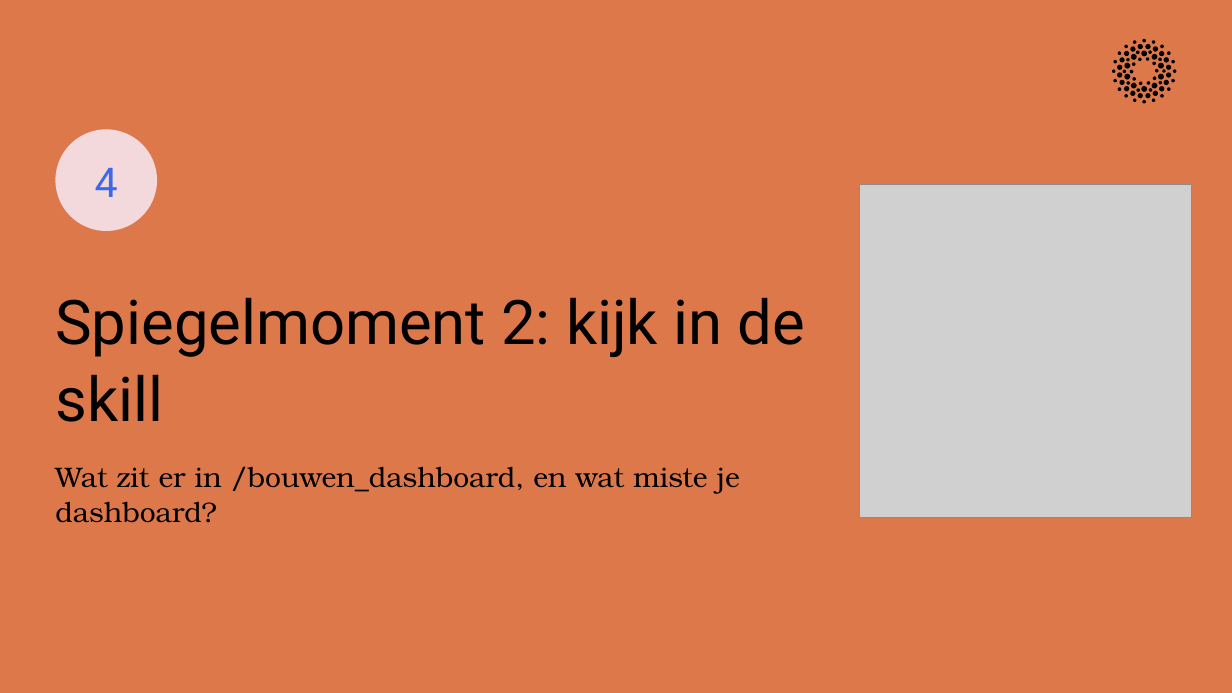
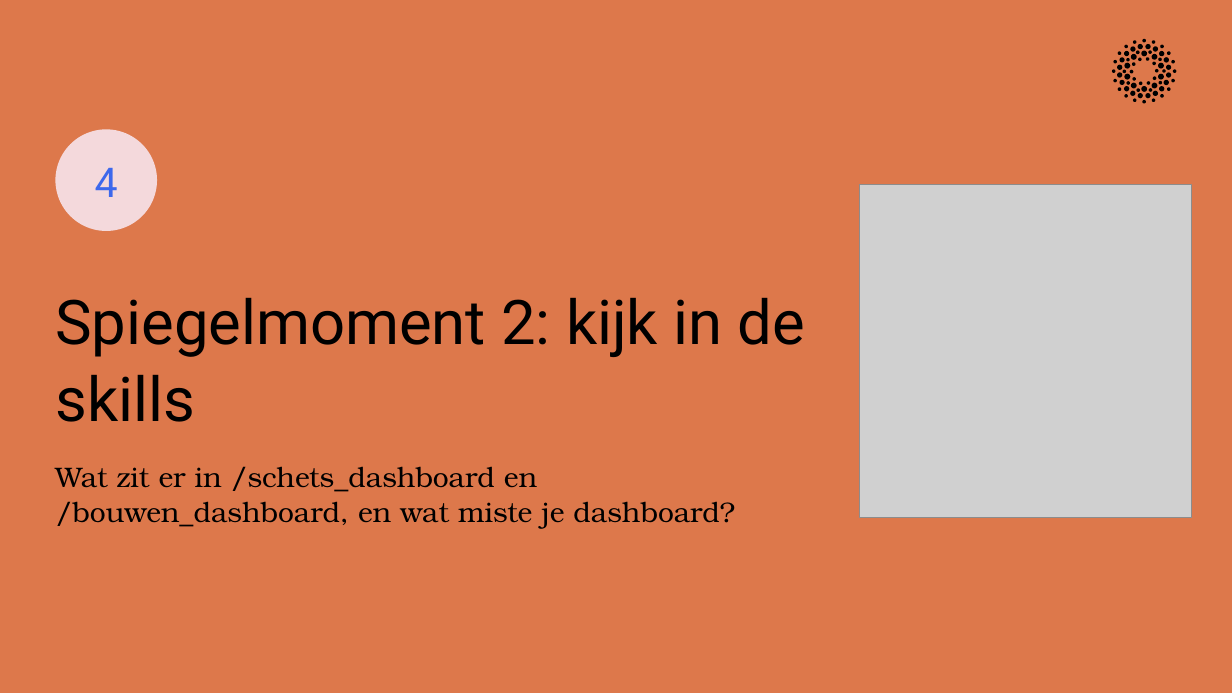
Before and after one commit to cedanl/clidev-presentaties, a slide deck: slide 28 of exports/261005_workshop_rad_uitvoering.pptx (slide 22 before the commit). Drawn at 1232x693 pixels with LibreOffice and Linux fonts; fonts in the diff are those of the drawing; grey boxes stand for pictures. Boxes give left, top, right and bottom in pixels: in the first picture for what was removed or moved away, otherwise in the second. Text is boxed around its words. In the diff, an @@ line names an element or a change of style, - is before the commit and + after.

```diff
--- a/exports/261005_workshop_rad_uitvoering.pptx
+++ b/exports/261005_workshop_rad_uitvoering.pptx
@@ text at [55,297,805,422]: text changed @@
-Spiegelmoment 2: kijk in de skill
+Spiegelmoment 2: kijk in de skills
@@ text at [55,466,735,529]: text changed @@
-Wat zit er in /bouwen_dashboard, en wat miste je dashboard?
+Wat zit er in /schets_dashboard en /bouwen_dashboard, en wat miste je dashboard?
```
Also in this commit, not shown: 12 other slides changed, 10 slides added, 2 slides removed, 1 other file.
